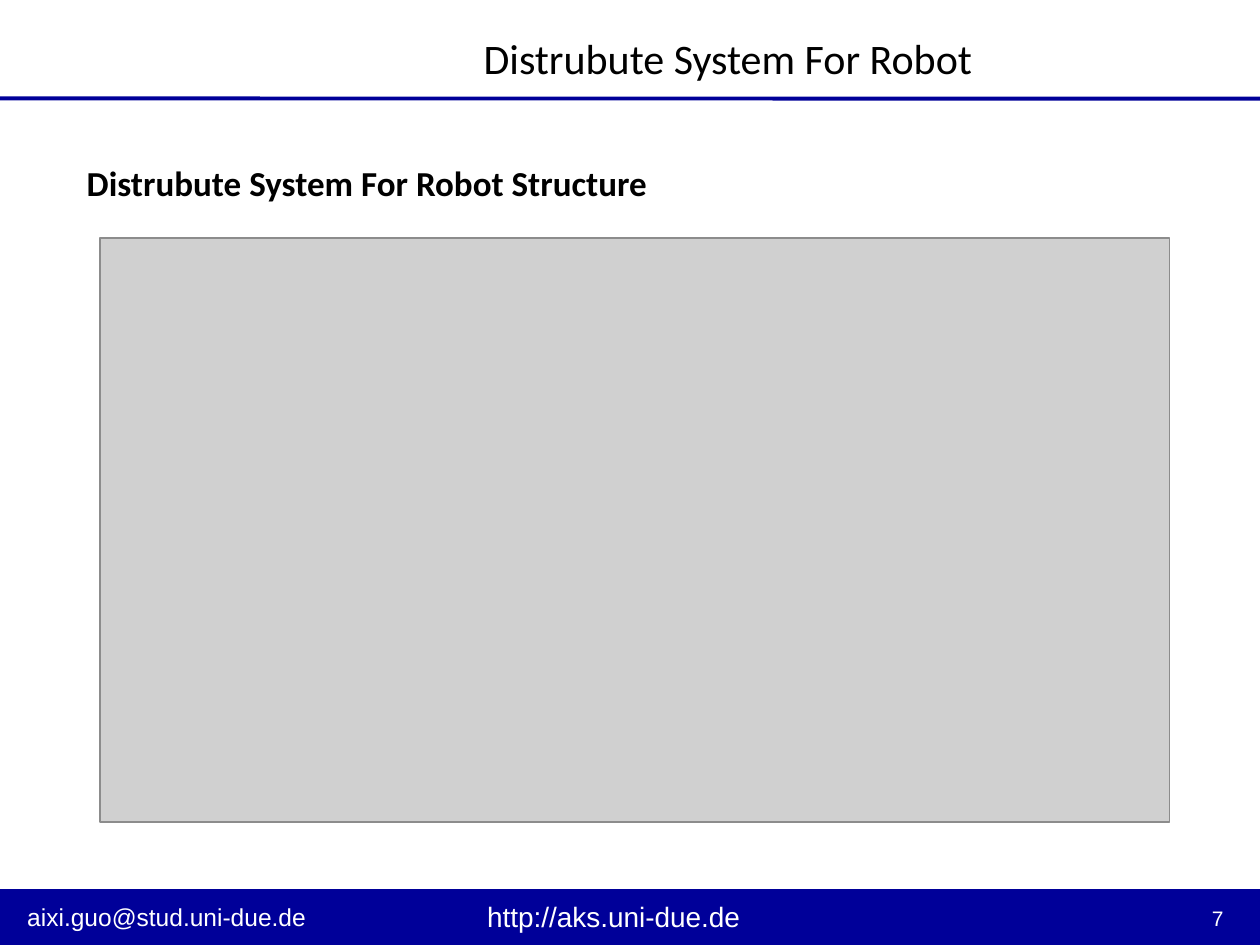
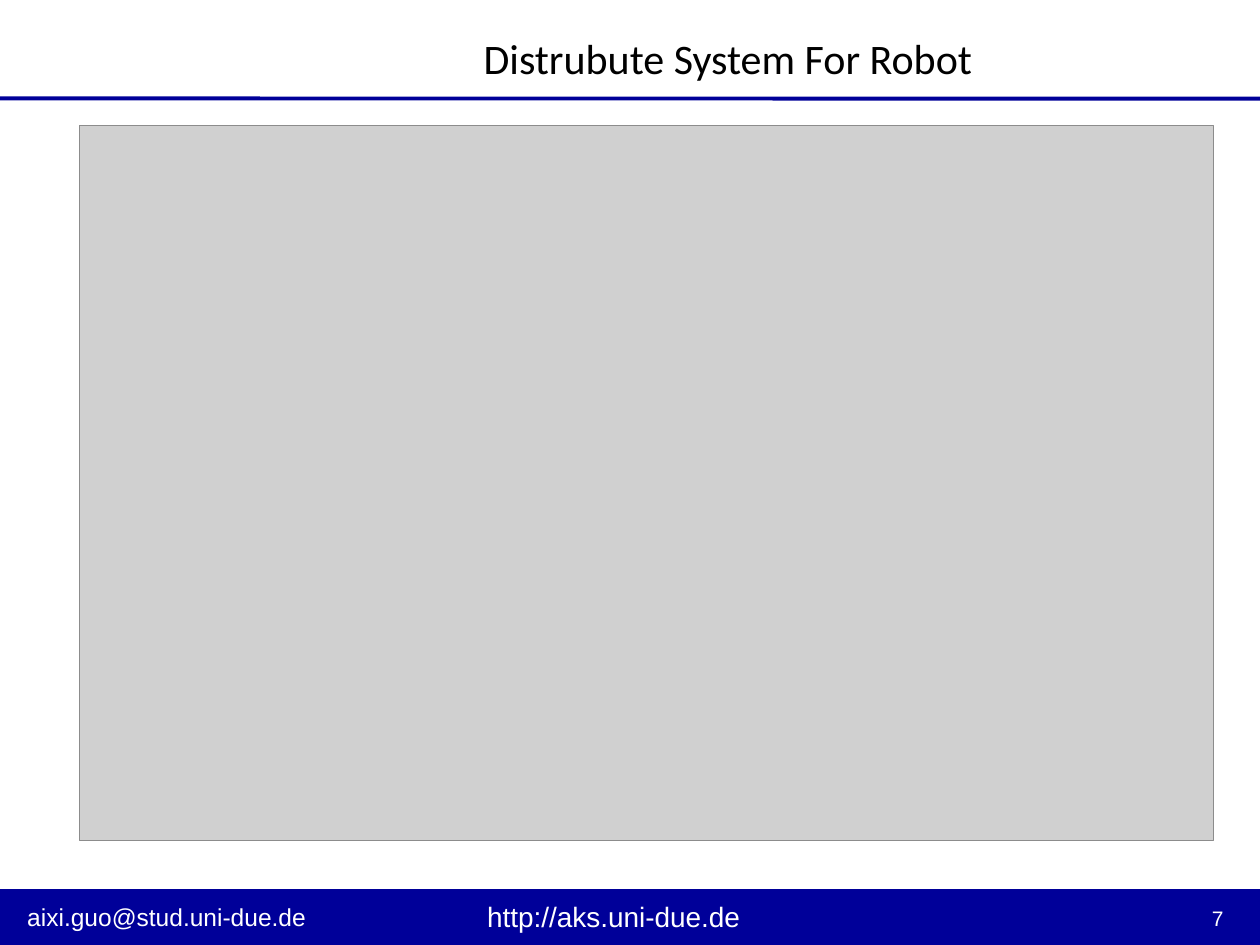
Before and after one commit to friendgic/Robotino_DistributeSystem, a slide deck: slide 7 of PPT/Presentation - Hardware.pptx. Drawn at 1260x945 pixels with LibreOffice and Linux fonts; fonts in the diff are those of the drawing; grey boxes stand for pictures; background and template pictures are left out. Boxes give left, top, right and bottom in pixels: in the first picture for what was removed or moved away, otherwise in the second. Text is boxed around its words. In the diff, an @@ line names an element or a change of style, - is before the commit and + after.

```diff
--- a/PPT/Presentation - Hardware.pptx
+++ b/PPT/Presentation - Hardware.pptx
@@ picture: place and size @@
-picture at bbox=[100, 238, 1169, 823]
+picture at bbox=[79, 125, 1213, 840]
@@ text removed at bbox=[87, 171, 647, 202] @@
-Distrubute System For Robot Structure
```
Also in this commit, not shown: 3 other files.
